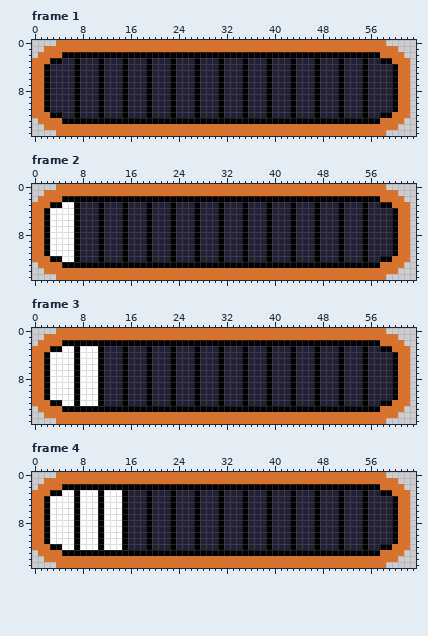
Pixel-art file: graphics/loading/loading.aseprite. This is how it looked before the edit.
64x16 pixels, 15 frames. Shown: frame 1, frame 2, frame 3, frame 4. The commit also changed other frames, which this record leaves out.
After the commit:
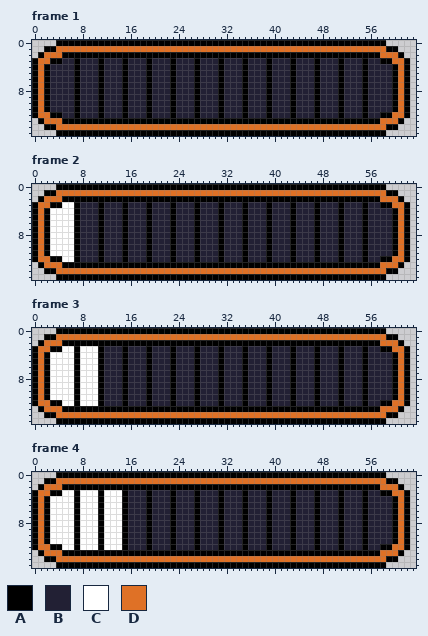
Palette (. is transparent): A #000000  B #222034  C #ffffff  D #df7126
Message: Adding Splash Screen Mechanism Update Loading Sprite
What changed:
layer "Layer 2" added
Changed rows in their new state; - is an unchanged pixel.
Frame 1, layer "Layer 2":
first column x 0:
 0 ----AAAAAAAAAAAAAAAAAAAAAAAAAAAAAAAAAAAAAAAAAAAAAAAAAAAAAAA----
 1 --AA-------------------------------------------------------AA--
 2 -A-----------------------------------------------------------A-
 3 A-------------------------------------------------------------A
 4 A-------------------------------------------------------------A
 5 A-------------------------------------------------------------A
 6 A-------------------------------------------------------------A
 7 A-------------------------------------------------------------A
 8 A-------------------------------------------------------------A
 9 A-------------------------------------------------------------A
10 A-------------------------------------------------------------A
11 A-------------------------------------------------------------A
12 A-------------------------------------------------------------A
13 -A-----------------------------------------------------------A-
14 --AA-------------------------------------------------------AA--
15 ----AAAAAAAAAAAAAAAAAAAAAAAAAAAAAAAAAAAAAAAAAAAAAAAAAAAAAAA----
Frame 2, layer "Layer 2": the same change as frame 1
Frame 3, layer "Layer 2": the same change as frame 1
Frame 4, layer "Layer 2": the same change as frame 1
